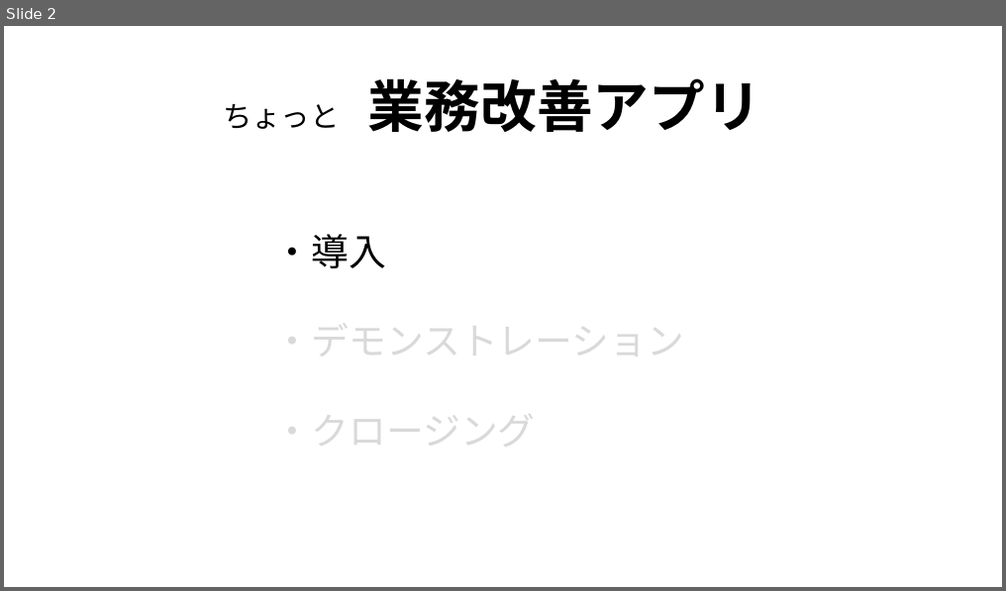
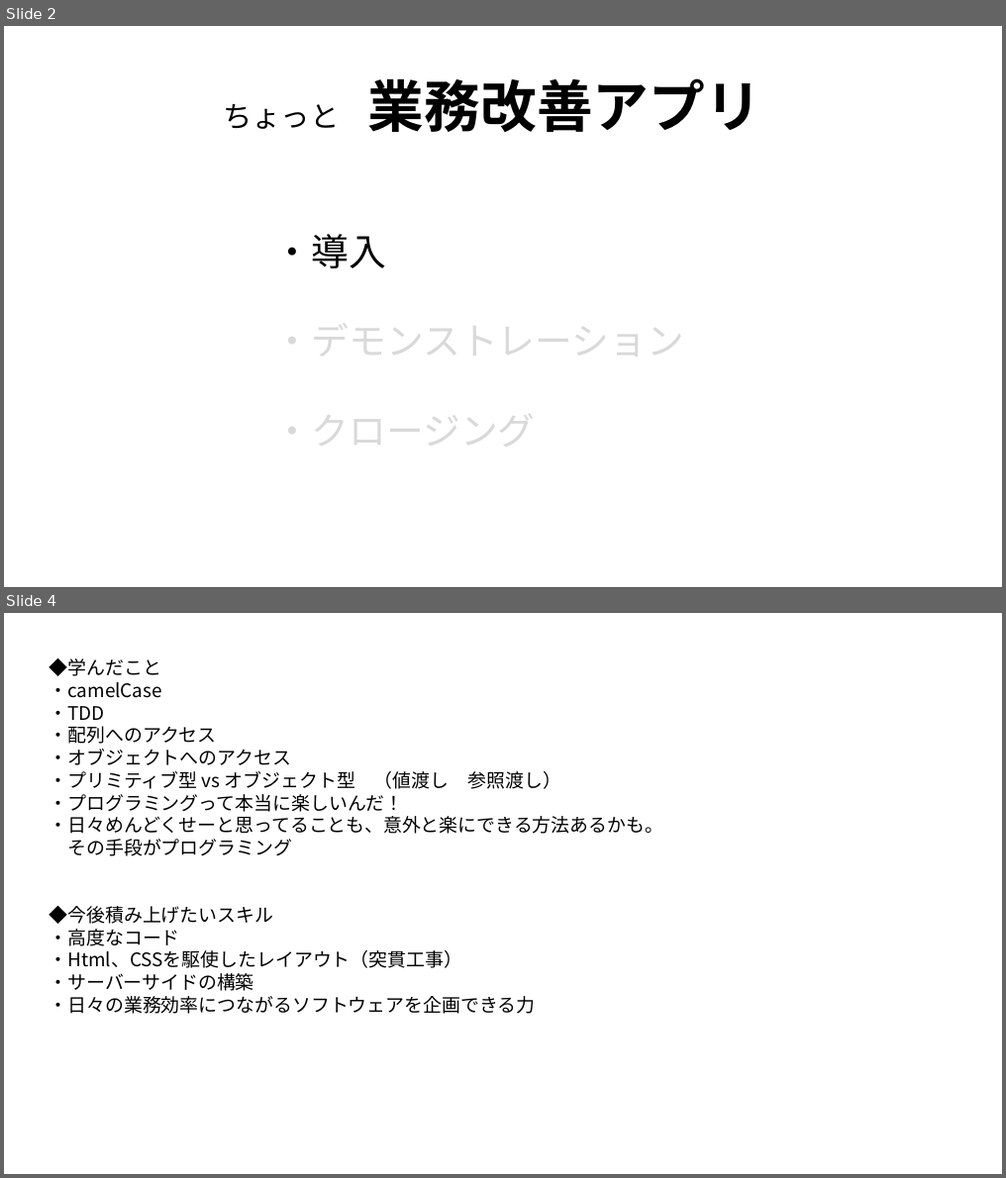
Before and after one commit to Gattaku/Gattaku.github.io, a slide deck: digfinalpresentation/explanation/image/slide_master.pptx. Shown one above the other, each under a label of ours: slide 2 before the commit, slides 2 and 4 after it; the slides between them are not shown. The pictures are 1006x591 and 1006x1178 pixels, drawn with LibreOffice and Linux fonts; fonts in the diff are those of the drawing. Boxes give left, top, right and bottom in pixels: in the first picture for what was removed or moved away, otherwise in the second. Text is boxed around its words. In the diff, an @@ line names an element or a change of style, - is before the commit and + after.

```diff
--- a/digfinalpresentation/explanation/image/slide_master.pptx
+++ b/digfinalpresentation/explanation/image/slide_master.pptx
@@ slide 4 added at [4, 613, 1002, 1174], background #FFFFFF @@
@@ text added at [50, 659, 664, 1014], 18 pt, text #000000 @@
+◆学んだこと
+・camelCase
+・TDD
+・配列へのアクセス
+・オブジェクトへのアクセス
+・プリミティブ型 vs オブジェクト型 （値渡し 参照渡し）
+・プログラミングって本当に楽しいんだ！
+・日々めんどくせーと思ってることも、意外と楽にできる方法あるかも。
+その手段がプログラミング
+◆今後積み上げたいスキル
+・高度なコード
+・Html、CSSを駆使したレイアウト（突貫工事）
+・サーバーサイドの構築
+・日々の業務効率につながるソフトウェアを企画できる力
```
Also in this commit, not shown: 1 other slide added, 1 slide removed, 24 other files.
